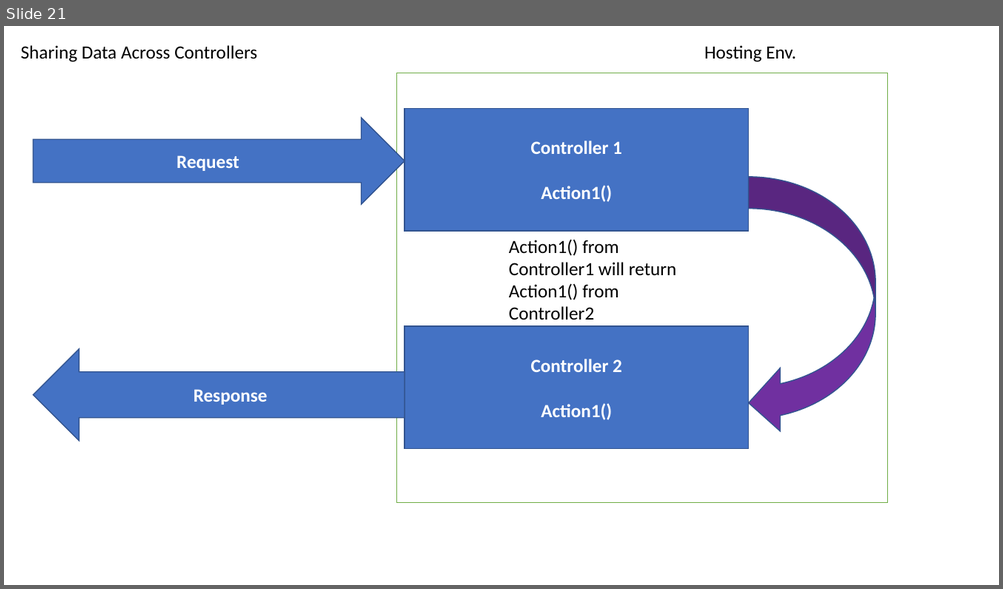
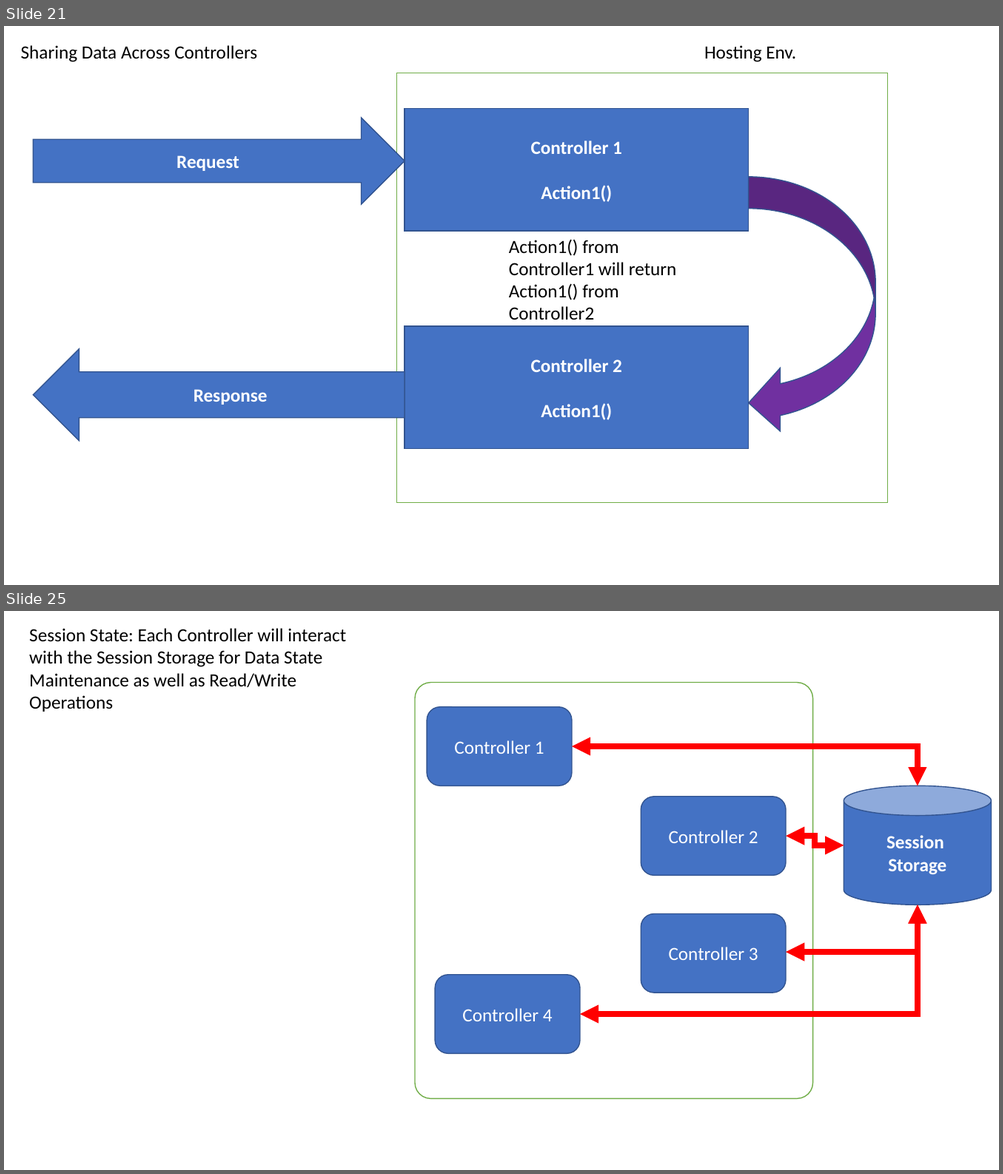
Before and after one commit to maheshsabnis/mbaspnetcore, a slide deck: mbaspnetcore6/MB_Training_Images.pptx. Shown one above the other, each under a label of ours: slide 21 before the commit, slides 21 and 25 after it; the slides between them are not shown. The pictures are 1003x589 and 1003x1174 pixels, drawn with LibreOffice and Linux fonts; fonts in the diff are those of the drawing. Boxes give left, top, right and bottom in pixels: in the first picture for what was removed or moved away, otherwise in the second. Text is boxed around its words. In the diff, an @@ line names an element or a change of style, - is before the commit and + after.

```diff
--- a/mbaspnetcore6/MB_Training_Images.pptx
+++ b/mbaspnetcore6/MB_Training_Images.pptx
@@ slide 25 added at (4,611,999,1170), background #FFFFFF @@
@@ text added at (29,628,346,712), 18 pt, text #000000 @@
+Session State: Each Controller will interact with the Session Storage for Data State Maintenance as well as Read/Write Operations
@@ rounded rectangle added at (415,683,813,1099), fill #FFFFFF, outline #70AD47 1 pt @@
@@ rounded rectangle added at (427,707,572,786), fill #4472C4, outline #325491 1 pt, 18 pt, text #FFFFFF @@
+Controller 1
@@ elbow double arrow added from (572, 747) to (917, 786), #FF0000 6 pt @@
@@ cylinder added at (843,786,991,905), fill #4472C4, outline #325491 1 pt, 18 pt, text #FFFFFF, bold @@
+Session
+Storage
@@ rounded rectangle added at (640,797,785,876), fill #4472C4, outline #325491 1 pt, 18 pt, text #FFFFFF @@
+Controller 2
@@ elbow double arrow added from (786, 836) to (843, 846), #FF0000 6 pt @@
@@ elbow double arrow added from (580, 1014) to (917, 905), #FF0000 6 pt @@
@@ rounded rectangle added at (640,914,785,993), fill #4472C4, outline #325491 1 pt, 18 pt, text #FFFFFF @@
+Controller 3
@@ elbow double arrow added from (786, 952) to (917, 905), #FF0000 6 pt @@
@@ rounded rectangle added at (435,975,580,1054), fill #4472C4, outline #325491 1 pt, 18 pt, text #FFFFFF @@
+Controller 4
```
Also in this commit, not shown: 1 slide changed, 8 other slides added, 1 other file.
